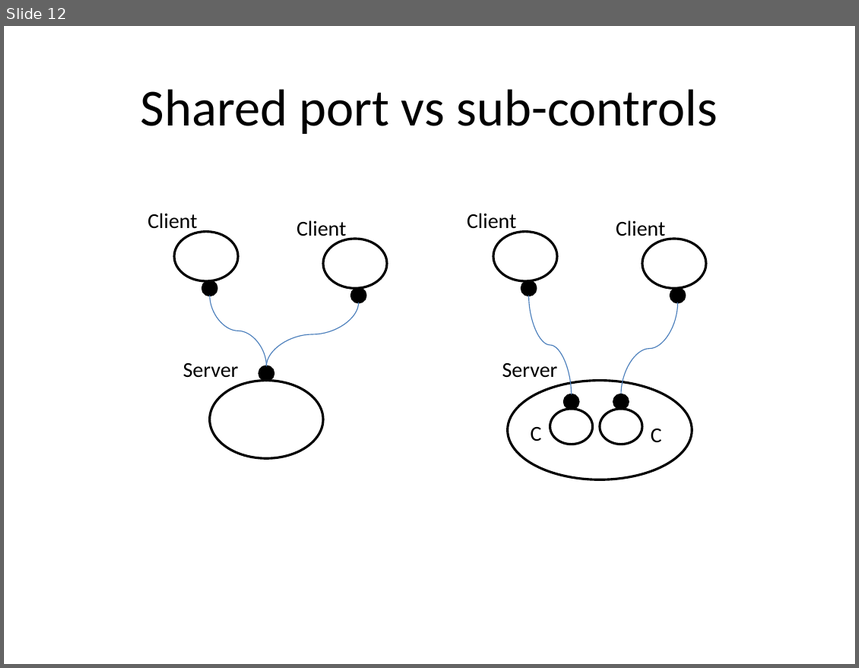
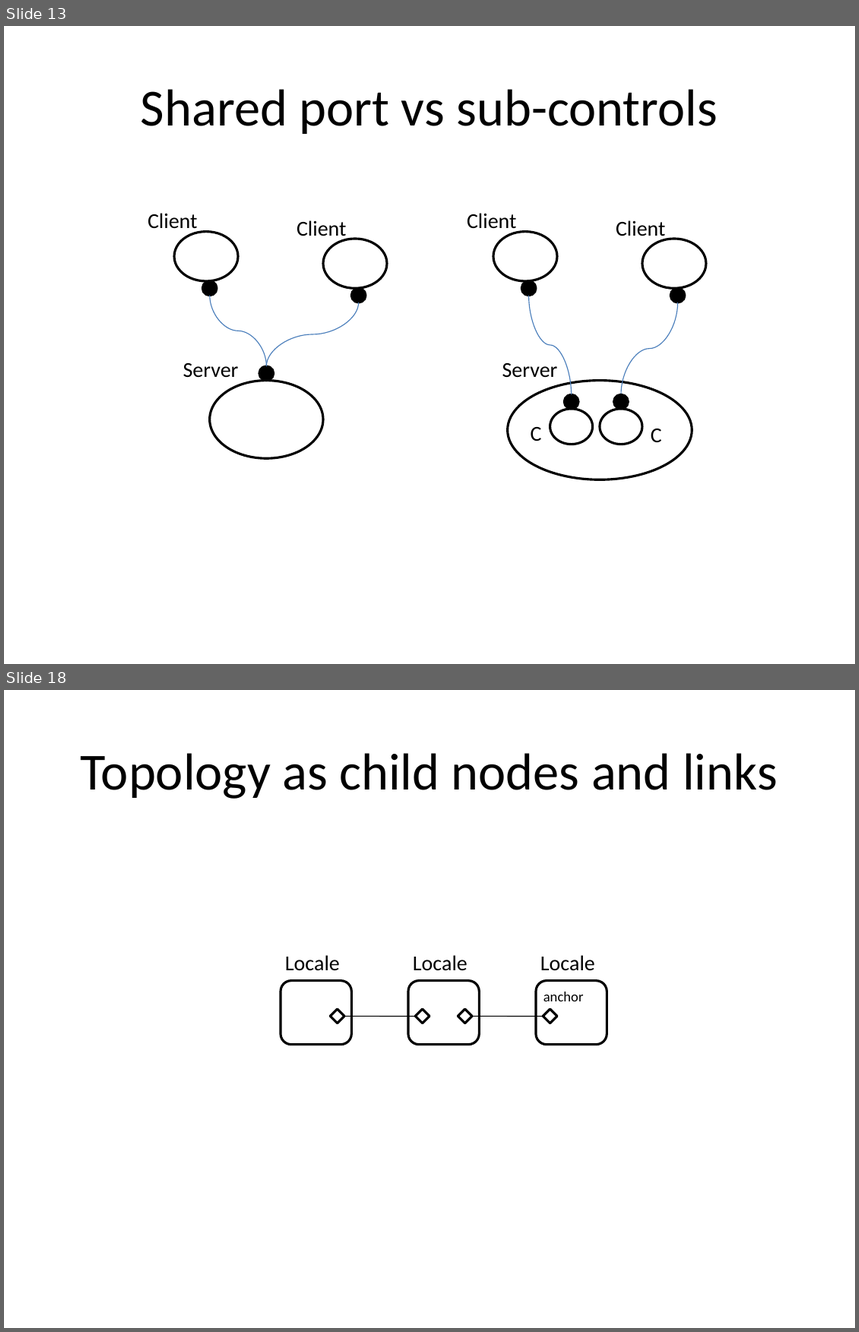
Before and after one commit to cgreenhalgh/bigraphspace, a slide deck: bigraphspace/docs/images/Cookbook_diagrams.pptx. Shown one above the other, each under a label of ours: slide 12 before the commit, slides 13 and 18 after it; the slides between them are not shown. The pictures are 859x668 and 859x1332 pixels, drawn with LibreOffice and Linux fonts; fonts in the diff are those of the drawing. Boxes give left, top, right and bottom in pixels: in the first picture for what was removed or moved away, otherwise in the second. Text is boxed around its words. In the diff, an @@ line names an element or a change of style, - is before the commit and + after.

Commit message:
added sections on state and topology to cookbook

```diff
--- a/bigraphspace/docs/images/Cookbook_diagrams.pptx
+++ b/bigraphspace/docs/images/Cookbook_diagrams.pptx
@@ slide 18 added at (x1=4, y1=690, x2=855, y2=1328), background #FFFFFF @@
@@ title added at (x1=81, y1=753, x2=778, y2=799), 44 pt, text #000000 @@
+Topology as child nodes and links
@@ text added at (x1=285, y1=955, x2=340, y2=970), 18 pt, text #000000 @@
+Locale
@@ text added at (x1=413, y1=955, x2=468, y2=970), 18 pt, text #000000 @@
+Locale
@@ text added at (x1=541, y1=955, x2=595, y2=970), 18 pt, text #000000 @@
+Locale
@@ rounded rectangle added at (x1=281, y1=981, x2=351, y2=1045), fill #FFFFFF, outline #000000 2 pt @@
@@ rounded rectangle added at (x1=408, y1=981, x2=479, y2=1045), fill #FFFFFF, outline #000000 2 pt @@
@@ rounded rectangle added at (x1=536, y1=981, x2=607, y2=1045), fill #FFFFFF, outline #000000 2 pt @@
@@ text added at (x1=544, y1=992, x2=584, y2=1002), 12 pt, text #000000 @@
+anchor
@@ diamond added at (x1=330, y1=1009, x2=344, y2=1024), outline #000000 2 pt @@
@@ curved line added from (415, 1017) to (344, 1016), #000000 0.75 pt @@
@@ diamond added at (x1=415, y1=1009, x2=430, y2=1024), outline #000000 2 pt @@
@@ diamond added at (x1=458, y1=1009, x2=472, y2=1024), outline #000000 2 pt @@
@@ curved line added from (543, 1017) to (472, 1016), #000000 0.75 pt @@
@@ diamond added at (x1=543, y1=1009, x2=557, y2=1024), outline #000000 2 pt @@
@@ what was slide 12 is now slide 13 @@
```
Also in this commit, not shown: 1 slide changed, 5 other slides added, 9 other files.
